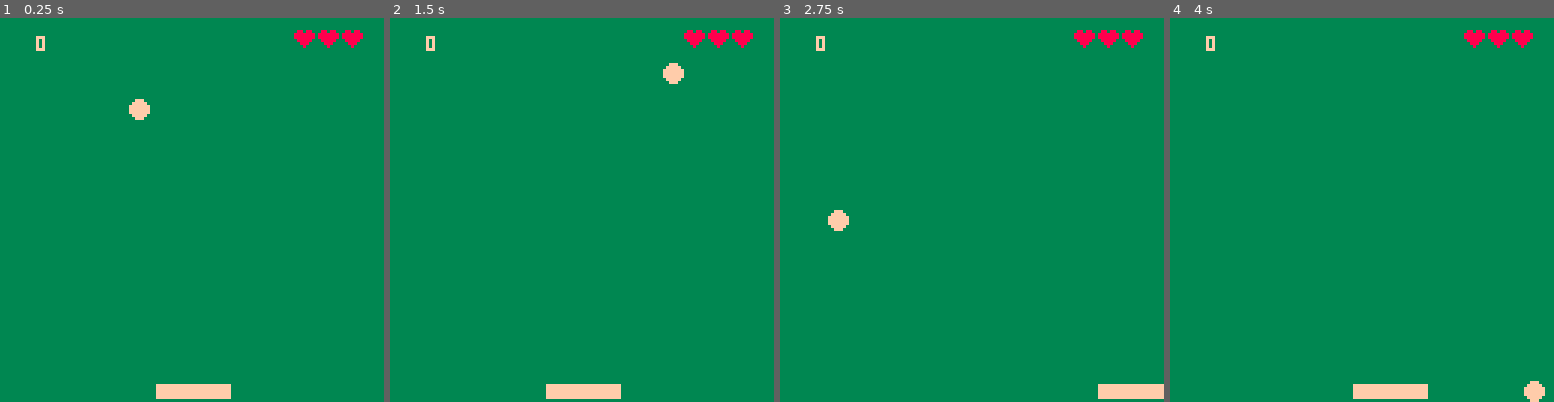
Above: before the commit, frames 1-4 (left to right).
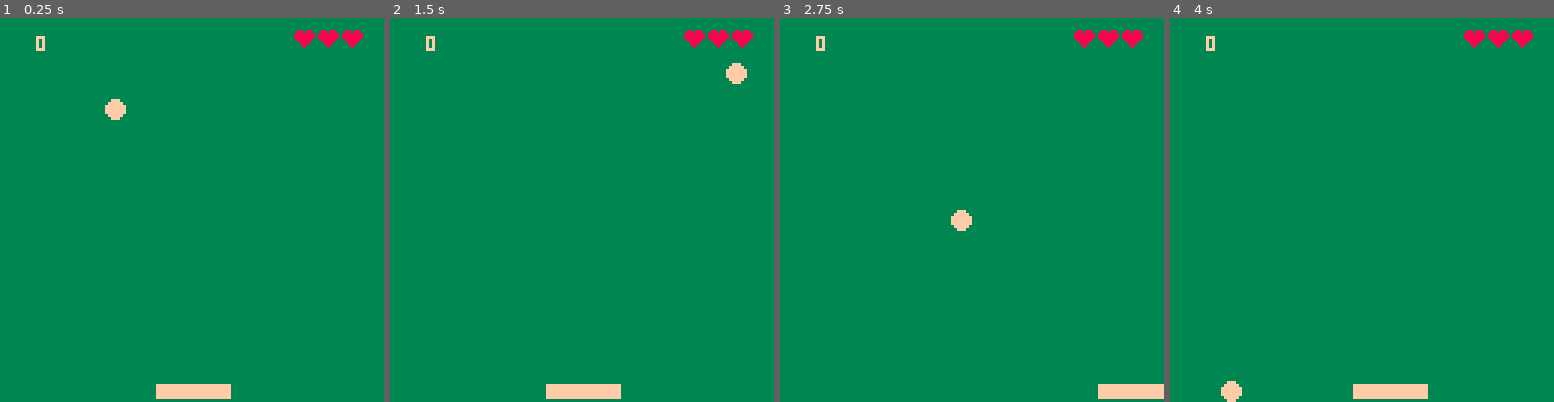
Above: after the commit, the same moments.

Repository: iain8/pico-8-games
Game: PICO-8 cartridge pongy.p8
The game is run twice, just before and just after one commit, with the same random seed, the same clock (stepped at 60 frames per second) and the same inputs.
Inputs:
- Up to frame 1 (0.25 s): no input
- Up to frame 2 (1.5 s): no input
- Up to frame 3 (2.75 s): hold Right 1.6-2.1 s; hold Right from 2.47 s (still down)
- Up to frame 4 (4 s): release Right at 3.03 s; hold Left 3.08-3.58 s

The runs differ from the first frame. In frame 1, 0.5% of the frame differs, in the area x 27-40%, y 21-27%; in frame 2, 0.5%; in frame 3, 0.5%; in frame 4, 0.5%.

Commit message:
small fixes

Diff:
--- a/pongy.p8
+++ b/pongy.p8
@@ -21,6 +21,8 @@
 function _init()
   ballx=rnd(64) + ballsize
   bally=rnd(64) + ballsize
+
+  ballxdir=rnd(3) + 2
 
   if rnd(1)>=0.5 then ballxdir=-ballxdir end
   if rnd(1)>=0.5 then ballydir=-ballydir end
@@ -93,11 +95,13 @@
 end
 
 function _update()
-  movepaddle()
-  bounceball()
-  bouncepaddle()
-  moveball()
-  ballfail()
+  if message=='' then
+    movepaddle()
+    bounceball()
+    bouncepaddle()
+    moveball()
+    ballfail()
+  end
 end
 
 function _draw()
